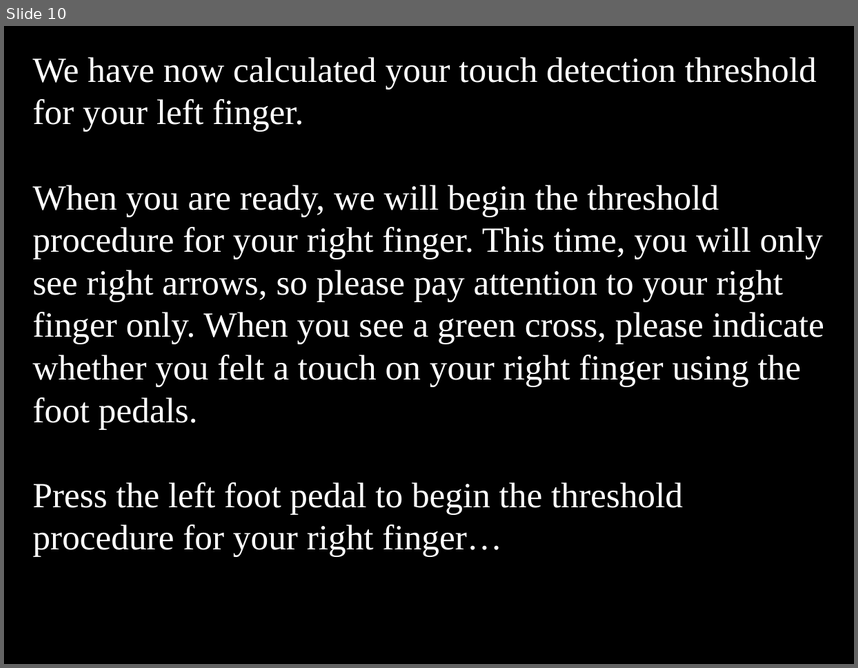
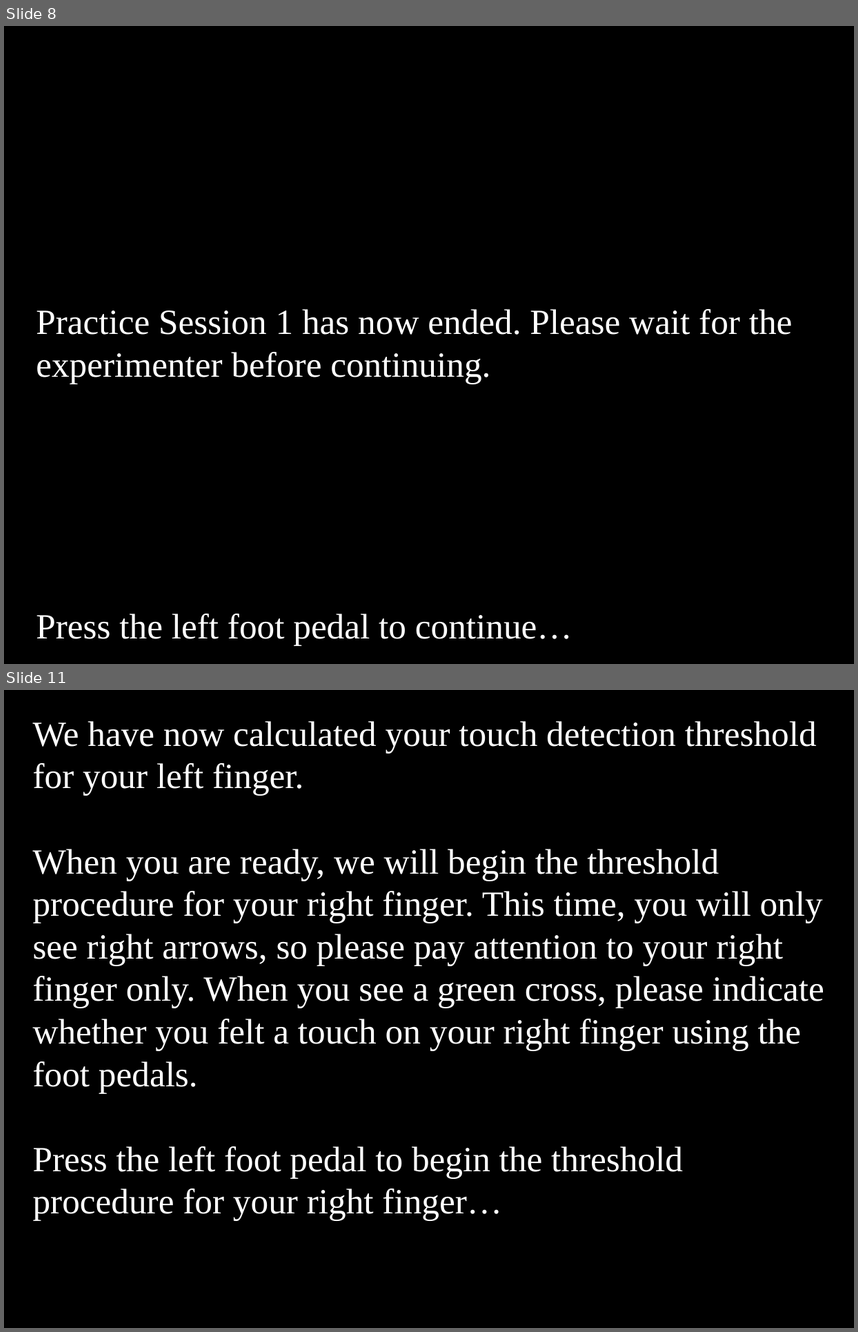
Before and after one commit to EmbodiedResearchLab/Vitality-Tactile-Detection, a slide deck: Stimuli/new/General instructions.pptx. Shown one above the other, each under a label of ours: slide 10 before the commit, slides 8 and 11 after it; the slides between them are not shown. The pictures are 858x668 and 858x1332 pixels, drawn with LibreOffice and Linux fonts; fonts in the diff are those of the drawing. Boxes give left, top, right and bottom in pixels: in the first picture for what was removed or moved away, otherwise in the second. Text is boxed around its words. In the diff, an @@ line names an element or a change of style, - is before the commit and + after.

```diff
--- a/Stimuli/new/General instructions.pptx
+++ b/Stimuli/new/General instructions.pptx
@@ slide 8 added at [4, 26, 854, 664], background #000000 @@
@@ text added at [36, 309, 793, 383], 30 pt, text #FFFFFF @@
+Practice Session 1 has now ended. Please wait for the experimenter before continuing.
@@ text added at [36, 613, 573, 646], 30 pt, text #FFFFFF @@
+Press the left foot pedal to continue…
@@ what was slide 10 is now slide 11 @@
```
Also in this commit, not shown: 14 slides changed, 3 other slides added, 30 other files.
